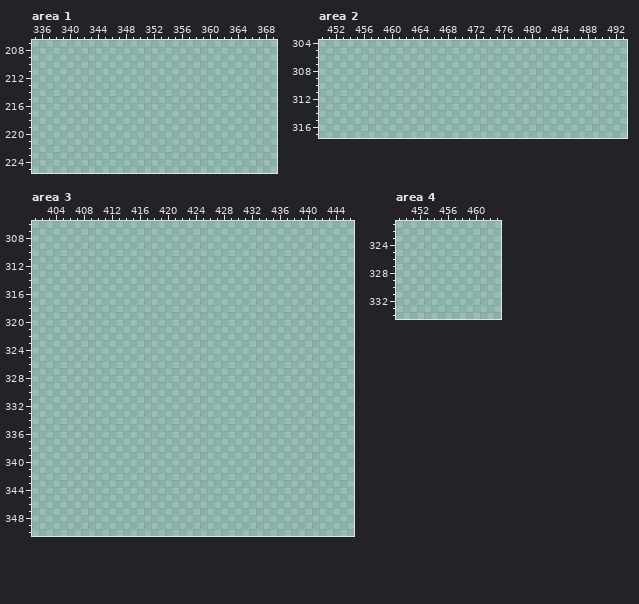
Edited in one commit: pixel-art file (Assets/Project/Tiles.aseprite). The first picture shows the starting point.
512x512 pixels, 1 frame. Shown: area 1: x 335..369, y 207..225; area 2: x 450..493, y 304..317; area 3: x 401..446, y 306..350; area 4: x 449..463, y 321..334. The commit also changed other parts of the picture, which this record leaves out.
And afterwards:
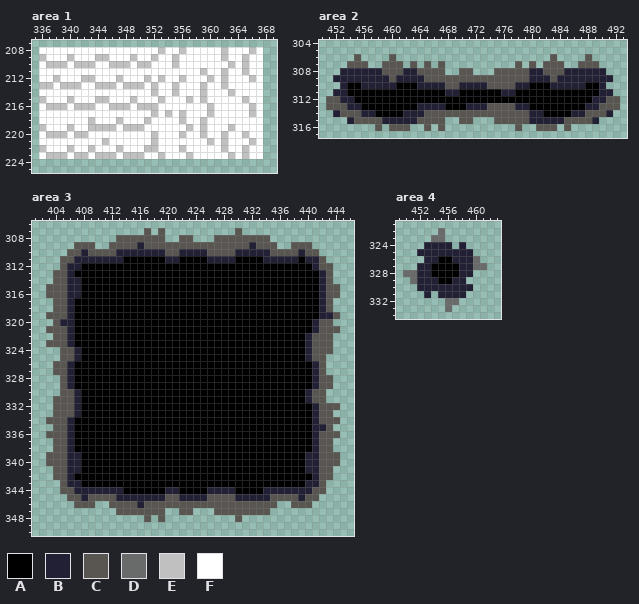
Palette (. is transparent): A #000000  B #222034  C #595652  D #696a6a  E #c0c0c0  F #ffffff
Changes in this commit:
--- area 1, layer "Organisation/Types"
@@ x 335..369 @@
 207 ...................................
-208 ...................................
-209 ...................................
-210 ...................................
-211 ...................................
-212 ...................................
-213 ...................................
-214 ...................................
-215 ...................................
-216 ...................................
-217 ...................................
-218 ...................................
-219 ...................................
-220 ...................................
-221 ...................................
-222 ...................................
-223 ...................................
+208 .FFFFFFFFFFFFFFFFFEFFEFFFFFEFFFEF..
+209 .EFFFEFFFEEFFFEFFEFFEFFFFFFEFFEFF..
+210 .FEEEFEEEFFEEEFEEFFFEFFFFFFFEFEFF..
+211 .FFFFFFFFFFFFFFFFFFFFFFFEFFEFFEFF..
+212 .FFEFFFEEFFFEFFFEFEFFEFFFEFEFFFEF..
+213 .EEFEEEFFEEEFEEEFEFFEFFFEFFEFFFFF..
+214 .FFFFFFFFFFFFFFFFEFFEFFFEFFFEFFFF..
+215 .EFFFEFFFEEFFFEFFFEFFFEFEFFFFFEFF..
+216 .FEEEFEEEFFEEEFEEEFFFFFFFEFFFFFEF..
+217 .FFFFFFFFFFFFFFFFEFEFEFFFEFFFFFEF..
+218 .FFFFFFFEFFFEFFFEFFFFEFFEFFFFFFFF..
+219 .EFFFEFFEEEEFEEEFFFFFFEFEFFFEFFFF..
+220 .FEEEFEEFFFFFFFFFEFFFEFFEFFEFFEFF..
+221 .FFFFFFFFFEFFFFFFEFFFFFFFEFEFFFEF..
+222 .EFFFEFFEFFFEFFFEEFFFEFFFFFEFFEFF..
+223 .FEEEFEEFEEEFEEEFFEFFFEFFFFFEFEFF..
 224 ...................................
--- area 2, layer "Organisation/Types"
@@ x 450..493 @@
 305 ............................................
-306 ............................................
-307 ............................................
-308 ............................................
-309 ............................................
-310 ............................................
-311 ............................................
-312 ............................................
-313 ............................................
-314 ............................................
-315 ............................................
-316 ............................................
+306 .....C....C......................C....C.....
+307 ....CCC..CCC.C.C.C..........C.C.CCC..CCC....
+308 ...BBBBBBCCCBBCCCC..CC...CCCCCBBCCCBBBBBB...
+309 ..BBBBBBBBCBBBBCCCCCCCCCCCCCCCBBBCBBBBBBBB..
+310 ...BAABBBBBAAABBBBCCBBBBCCCCBBAAABBBBBAAB...
+311 ..BBAAAAAAAAAAAAAABBAAAAAABBAAAAAAAAAAAABB..
+312 .CCBBAAAAAAAAAAAAAAAAAAAAAAAAAAAAAAAAAABBCC.
+313 .CCCBBAAAAAAAABBBBAAABBBCCCCBBAAAAAAAABBCCC.
+314 ..BCCCBBAAAABBBCCCCCCCCCCCCCCCBBAAAABBCCCB..
+315 ....BCCCCBBBBBCCCC..CC...CCCCCBBBBBCCCCB....
+316 ........C.CCC..C.C..........C..CCC.C........
 317 ............................................
--- area 3, layer "Organisation/Types"
@@ x 401..446 @@
 306 ..............................................
-307 ..............................................
-308 ..............................................
-309 ..............................................
-310 ..............................................
-311 ..............................................
-312 ..............................................
-313 ..............................................
-314 ..............................................
-315 ..............................................
-316 ..............................................
-317 ..............................................
-318 ..............................................
-319 ..............................................
-320 ..............................................
-321 ..............................................
-322 ..............................................
-323 ..............................................
-324 ..............................................
-325 ..............................................
-326 ..............................................
-327 ..............................................
-328 ..............................................
-329 ..............................................
-330 ..............................................
-331 ..............................................
-332 ..............................................
-333 ..............................................
-334 ..............................................
-335 ..............................................
-336 ..............................................
-337 ..............................................
-338 ..............................................
-339 ..............................................
-340 ..............................................
-341 ..............................................
-342 ..............................................
-343 ..............................................
-344 ..............................................
-345 ..............................................
-346 ..............................................
-347 ..............................................
-348 ..............................................
+307 ................C.C..........C................
+308 ............CCCCCCC..CC...CCCCCCCC............
+309 ......CCC..CCCCBCCCCCCCCCCCCCCCBCCC..CCC......
+310 .....CCBCCCCBBBBBBBCCBBBBCCCCBBBBBCCCCBCC.....
+311 ....CCBBBBBBBAAAAAABBAAAABBBBAAAABBBBBABBC....
+312 ....CBBAAAAAAAAAAAAAAAAAAAAAAAAAAAAAAAAABCC...
+313 ...CCBAAAAAAAAAAAAAAAAAAAAAAAAAAAAAAAAAAABC...
+314 ...CCBBAAAAAAAAAAAAAAAAAAAAAAAAAAAAAAAAAABC...
+315 ..CCCBBAAAAAAAAAAAAAAAAAAAAAAAAAAAAAAAAAABCC..
+316 ..CCCBBAAAAAAAAAAAAAAAAAAAAAAAAAAAAAAAAAABCC..
+317 ...CCBAAAAAAAAAAAAAAAAAAAAAAAAAAAAAAAAAAABC...
+318 ...CCBAAAAAAAAAAAAAAAAAAAAAAAAAAAAAAAAAAABC...
+319 ..CCCBAAAAAAAAAAAAAAAAAAAAAAAAAAAAAAAAAAABBC..
+320 ...CBBAAAAAAAAAAAAAAAAAAAAAAAAAAAAAAAAAABCC...
+321 ..CCCBAAAAAAAAAAAAAAAAAAAAAAAAAAAAAAAAAABCCC..
+322 ...CCBAAAAAAAAAAAAAAAAAAAAAAAAAAAAAAAAABCCC...
+323 ..CCCBAAAAAAAAAAAAAAAAAAAAAAAAAAAAAAAAABCCC...
+324 ....CCBAAAAAAAAAAAAAAAAAAAAAAAAAAAAAAAABCCC...
+325 ....CCBAAAAAAAAAAAAAAAAAAAAAAAAAAAAAAAABCC....
+326 ...CCBAAAAAAAAAAAAAAAAAAAAAAAAAAAAAAAAAABC....
+327 ...CCBAAAAAAAAAAAAAAAAAAAAAAAAAAAAAAAAAABC....
+328 ....CBAAAAAAAAAAAAAAAAAAAAAAAAAAAAAAAAAABCC...
+329 ....CBAAAAAAAAAAAAAAAAAAAAAAAAAAAAAAAAAABCC...
+330 ....CCBAAAAAAAAAAAAAAAAAAAAAAAAAAAAAAAABCC....
+331 ...CCCBAAAAAAAAAAAAAAAAAAAAAAAAAAAAAAAABCC....
+332 ...CCCBAAAAAAAAAAAAAAAAAAAAAAAAAAAAAAAAABCCC..
+333 ...CCCBAAAAAAAAAAAAAAAAAAAAAAAAAAAAAAAAABCC...
+334 ..CCCBAAAAAAAAAAAAAAAAAAAAAAAAAAAAAAAAAABCCC..
+335 ...CCBAAAAAAAAAAAAAAAAAAAAAAAAAAAAAAAAAABBC...
+336 ..CCCBAAAAAAAAAAAAAAAAAAAAAAAAAAAAAAAAAABCCC..
+337 ...CCBAAAAAAAAAAAAAAAAAAAAAAAAAAAAAAAAAABCC...
+338 ...CCBAAAAAAAAAAAAAAAAAAAAAAAAAAAAAAAAAABCC...
+339 ..CCCBBAAAAAAAAAAAAAAAAAAAAAAAAAAAAAAAABBCCC..
+340 ..CCCBBAAAAAAAAAAAAAAAAAAAAAAAAAAAAAAAABBCCC..
+341 ...CCBBAAAAAAAAAAAAAAAAAAAAAAAAAAAAAAAABBCC...
+342 ...CCBAAAAAAAAAAAAAAAAAAAAAAAAAAAAAAAAAABCC...
+343 ....CBBAAAAAAAAAAAAAAAAAAAAAAAAAAAAAAAABBC....
+344 ....CCBBBBBBBAAAAAABBAAAABBBBAAAABBBBBBBCC....
+345 .....CCBCCCCBBBBBBBCCBBBBCCCCBBBBBCCCCBCC.....
+346 ......CCC..CCCCBCCCCCCCCCCCCCCCCCCC..CCC......
+347 ............CCCCCCC..CC...CCCCCCCC............
+348 ................C.C..........C................
 349 ..............................................
--- area 4, layer "Organisation/Types"
@@ x 449..463 @@
 321 ...............
-322 ...............
-323 ...............
-324 ...............
-325 ...............
-326 ...............
-327 ...............
-328 ...............
-329 ...............
-330 ...............
-331 ...............
-332 ...............
-333 ...............
+322 ......D........
+323 .....DD........
+324 ....BBBB.B.....
+325 ...BBBBBBBB....
+326 ....BBAABBBD...
+327 ...BBAAAABBDD..
+328 .DDBBAAAABB....
+329 ..DBBBAABB.....
+330 ...BBBBBBBB....
+331 ....B.BBBB.....
+332 .......DD......
+333 .......D.......
 334 ...............
Pixel boxes of the changes (left, top, right, bottom) in both pictures:
added: (39, 47, 263, 159)
added: (326, 54, 620, 131)
added: (46, 228, 340, 522)
added: (403, 228, 487, 312)
